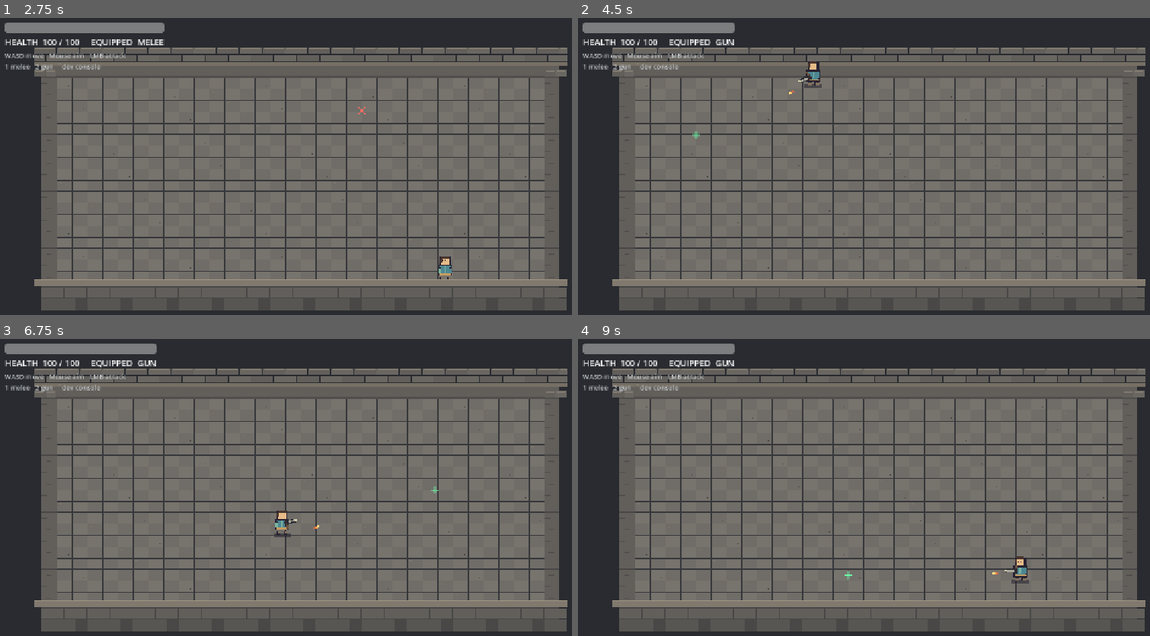
Above: before the commit, frames 1-4 (two rows, left to right).
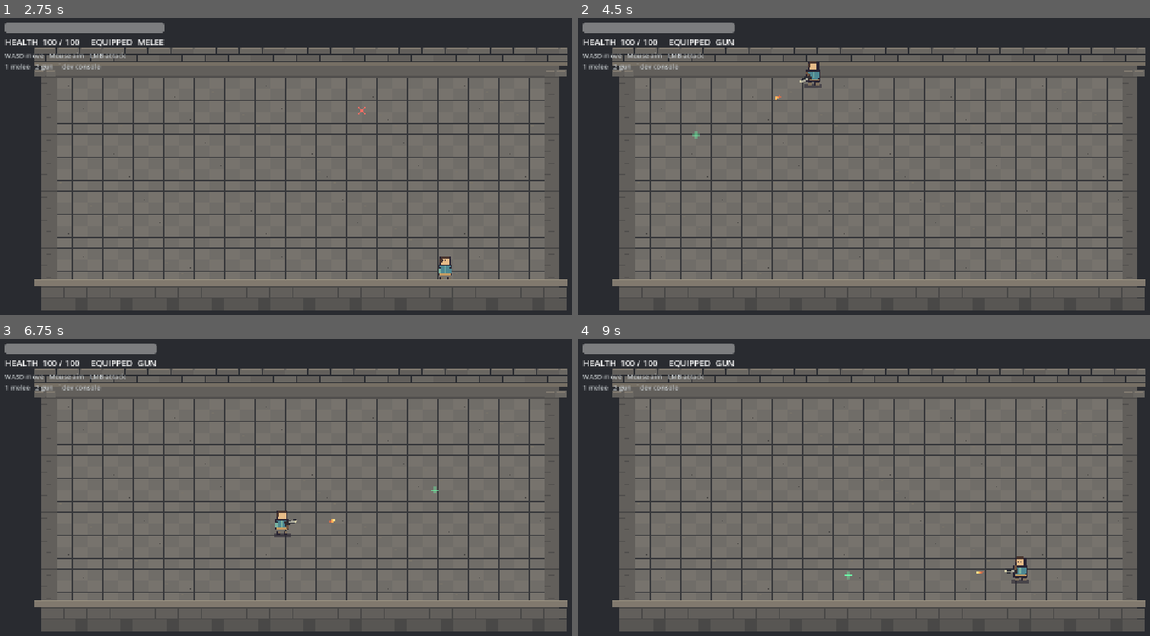
Above: after the commit, the same moments.

Repository: manbeast945/Cmbat_Mechs
Game: Godot game, scene res://scenes/arena.tscn
Two runs of this game, one before a commit and one after it. Both use one fixed random seed, a clock stepped at 60 frames per second and the inputs below.
Inputs (mouse positions are in pixels of both pictures, inside the frame that each line leads up to):
- Up to frame 1 (2.75 s): tap Enter at 0.5 s; move the mouse to (434, 169) at 0.52 s; hold D 0.53-1.28 s; tap Tab at 0.6 s; click (434, 169) at 0.67 s; tap Space at 0.77, 1.52, 2 s; move the mouse to (177, 202) at 1.27 s; hold S 1.28-2.03 s; tap R at 1.35 s; click (177, 202) at 1.42 s; move the mouse to (360, 110) at 2.02 s; hold D from 2.03 s (still down); hold 1 from 2.03 s (still down); click (360, 110) at 2.17 s
- Up to frame 2 (4.5 s): move the mouse to (846, 255) at 2.77 s; release D at 2.78 s; release 1 at 2.78 s; hold W 2.78-3.53 s; tap 2 at 2.85 s; click (846, 255) at 2.92 s; tap Space at 3.02, 3.77 s; move the mouse to (1064, 237) at 3.52 s; hold A from 3.53 s (still down); tap Tab at 3.6 s; click (1064, 237) at 3.67 s; move the mouse to (698, 133) at 4.27 s; tap R at 4.35 s; click (698, 133) at 4.42 s
- Up to frame 3 (6.75 s): tap Space at 4.52, 6.02 s; move the mouse to (331, 508) at 5.02 s; release A at 5.03 s; hold S 5.03-5.78 s; hold 1 5.03-5.78 s; click (331, 508) at 5.17 s; move the mouse to (211, 422) at 5.77 s; hold D 5.78-6.53 s; tap 2 at 5.85 s; click (211, 422) at 5.92 s; move the mouse to (434, 490) at 6.52 s; hold W from 6.53 s (still down); tap Tab at 6.6 s; click (434, 490) at 6.67 s
- Up to frame 4 (9 s): tap Space at 6.77, 7.52 s; move the mouse to (755, 523) at 7.27 s; release W at 7.28 s; hold D 7.28-8.03 s; tap R at 7.35 s; click (755, 523) at 7.42 s; move the mouse to (938, 431) at 8.02 s; hold S 8.03-8.78 s; hold 1 8.03-8.78 s; click (938, 431) at 8.17 s; move the mouse to (846, 576) at 8.77 s; hold A from 8.78 s (still down); tap 2 at 8.85 s; click (846, 576) at 8.92 s

Frame 1 is identical in both runs. In frame 2, less than 0.1% of the frame differs, in the area x 34-41%, y 18-28%; in frame 3, less than 0.1%, in the area x 49-59%, y 60-64%; in frame 4, less than 0.1%.

Commit message:
built shotgun

Diff:
--- a/Cmbat_Mechs/scripts/gun_weapon.gd
+++ b/Cmbat_Mechs/scripts/gun_weapon.gd
@@ -11,22 +11,23 @@
 	cooldown_left = maxf(0.0, cooldown_left - delta)
 	var user := get_parent() as CharacterBody2D
 	if user != null:
-		var aim := get_global_mouse_position() - user.global_position
+		var aim := get_global_mouse_position() - global_position
 		if aim.length_squared() > 0.0001:
-			rotation = aim.angle()
+			global_rotation = aim.angle()
 	queue_redraw()
 
 func use(user: CharacterBody2D, target: Vector2) -> void:
 	if cooldown_left > 0.0:
 		return
-	var direction := (target - user.global_position).normalized()
+	var direction := (target - global_position).normalized()
 	if direction == Vector2.ZERO:
 		direction = Vector2.RIGHT
-	rotation = direction.angle()
+	global_rotation = direction.angle()
+	var muzzle_position := to_global(Vector2(33.0, 0.0))
 	cooldown_left = cooldown_seconds
 	var projectile = PROJECTILE_SCENE.instantiate()
 	user.get_parent().add_child(projectile)
-	projectile.launch(user.global_position, direction, user)
+	projectile.launch(muzzle_position, direction, user)
 	user.get_tree().call_group("zombies", "hear_gunshot", user.global_position)
 
 func display_name() -> String:
--- a/Cmbat_Mechs/scripts/projectile.gd
+++ b/Cmbat_Mechs/scripts/projectile.gd
@@ -7,10 +7,14 @@
 @export var can_hit_player := false
 @export var is_arrow := false
 @export var attack_source: StringName = &"bullet"
+@export var damage_falloff_enabled := false
+@export var minimum_damage := 2
+@export var damage_falloff_distance := 300.0
 
 var direction := Vector2.RIGHT
 var owner_body: Node2D
 var lifetime_left := 0.0
+var distance_travelled := 0.0
 var ignored_hurtboxes: Array[WeakRef] = []
 
 func launch(origin: Vector2, travel_direction: Vector2, firing_body: Node2D) -> void:
@@ -18,6 +22,7 @@
 	direction = travel_direction.normalized()
 	owner_body = firing_body
 	lifetime_left = lifetime_seconds
+	distance_travelled = 0.0
 	rotation = direction.angle()
 	queue_redraw()
 
@@ -48,6 +53,7 @@
 		var collider: Object = hit.get("collider")
 		if collider is CombatAttackHurtbox and (collider as CombatAttackHurtbox).enemy == owner_body:
 			# Defensive owner check: never let a projectile consume itself on its shooter's hurtbox.
+			distance_travelled += global_position.distance_to(next_position)
 			global_position = next_position
 			return
 		var registered_hit := false
@@ -55,22 +61,31 @@
 			var enemy := (collider as CombatAttackHurtbox).enemy
 			if enemy != null and enemy.has_method("should_projectile_pass_through") and enemy.should_projectile_pass_through():
 				ignored_hurtboxes.append(weakref(collider))
+				distance_travelled += global_position.distance_to(next_position)
 				global_position = next_position
 				return
 			if enemy != null and enemy.is_in_group("enemies") and enemy != owner_body:
-				registered_hit = enemy.take_damage(damage, false, direction, 1.0, attack_source)
+				registered_hit = enemy.take_damage(_damage_at_distance(global_position.distance_to(hit.get("position", next_position))), false, direction, 1.0, attack_source)
 		elif can_hit_player and collider is CombatPlayer and collider != owner_body:
 			(collider as CombatPlayer).take_damage(damage)
 			registered_hit = true
 		elif collider is CombatPlayer and collider == owner_body:
 			# Ignore the shooter if the launch point overlaps its player collider.
+			distance_travelled += global_position.distance_to(next_position)
 			global_position = next_position
 			return
 		if registered_hit and owner_body != null and is_instance_valid(owner_body) and owner_body.has_method("notify_combat_hit"):
 			owner_body.notify_combat_hit(hit.get("position", next_position), false)
 		queue_free()
 		return
+	distance_travelled += global_position.distance_to(next_position)
 	global_position = next_position
+
+func _damage_at_distance(additional_distance: float) -> int:
+	if not damage_falloff_enabled or damage_falloff_distance <= 0.0:
+		return damage
+	var falloff := clampf((distance_travelled + additional_distance) / damage_falloff_distance, 0.0, 1.0)
+	return maxi(0, roundi(lerpf(float(damage), float(minimum_damage), falloff)))
 
 func deflect(new_direction: Vector2, new_owner: Node2D) -> void:
 	if new_direction.length_squared() <= 0.001:
@@ -91,7 +106,6 @@
 		draw_line(Vector2(-11.0, -1.0), Vector2(-15.0, -5.0), Color("e4e0d4"), 2.0)
 		draw_line(Vector2(-11.0, 1.0), Vector2(-15.0, 5.0), Color("e4e0d4"), 2.0)
 		return
-	draw_set_transform(Vector2(0.0, -12.0).rotated(-rotation), 0.0, Vector2.ONE)
 	draw_rect(Rect2(-3.0, -3.0, 8.0, 6.0), Color("ffae55"))
 	draw_rect(Rect2(0.0, -2.0, 5.0, 4.0), Color("ffe18a"))
 	draw_rect(Rect2(-8.0, -2.0, 6.0, 4.0), Color("e86d45", 0.75))
--- /dev/null
+++ b/Cmbat_Mechs/scripts/shotgun_weapon.gd
@@ -0,0 +1,57 @@
+extends CombatWeapon
+
+const PROJECTILE_SCENE: PackedScene = preload("res://scenes/projectile.tscn")
+const PELLET_COUNT := 5
+
+@export var cooldown_seconds := 0.6
+@export var spread_degrees := 22.0
+@export var damage_at_muzzle := 12
+@export var minimum_damage := 2
+@export var damage_falloff_distance := 300.0
+
+var cooldown_left := 0.0
+
+func _process(delta: float) -> void:
+	cooldown_left = maxf(0.0, cooldown_left - delta)
+	var user := get_parent() as CharacterBody2D
+	if user != null:
+		var aim := get_global_mouse_position() - global_position
+		if aim.length_squared() > 0.0001:
+			global_rotation = aim.angle()
+	queue_redraw()
+
+func use(user: CharacterBody2D, target: Vector2) -> void:
+	if cooldown_left > 0.0:
+		return
+	var direction := (target - global_position).normalized()
+	if direction == Vector2.ZERO:
+		direction = Vector2.RIGHT
+	global_rotation = direction.angle()
+	var muzzle_position := to_global(Vector2(39.0, 0.0))
+	cooldown_left = cooldown_seconds
+	var total_spread_radians := deg_to_rad(spread_degrees)
+	for pellet_index in range(PELLET_COUNT):
+		var spread_fraction := float(pellet_index) / float(PELLET_COUNT - 1) - 0.5
+		var pellet_direction := direction.rotated(spread_fraction * total_spread_radians)
+		var projectile := PROJECTILE_SCENE.instantiate() as CombatProjectile
+		projectile.damage = damage_at_muzzle
+		projectile.damage_falloff_enabled = true
+		projectile.minimum_damage = minimum_damage
+		projectile.damage_falloff_distance = damage_falloff_distance
+		projectile.attack_source = &"bullet"
+		user.get_parent().add_child(projectile)
+		projectile.launch(muzzle_position, pellet_direction, user)
+	user.get_tree().call_group("zombies", "hear_gunshot", user.global_position)
+
+func display_name() -> String:
+	return "SHOTGUN"
+
+func effective_range() -> float:
+	return damage_falloff_distance
+
+func _draw() -> void:
+	draw_rect(Rect2(5.0, -6.0, 10.0, 12.0), Color("332c30"))
+	draw_rect(Rect2(13.0, -5.0, 23.0, 10.0), Color("292b32"))
+	draw_rect(Rect2(16.0, -3.0, 18.0, 6.0), Color("aaa89a"))
+	draw_rect(Rect2(34.0, -3.0, 5.0, 6.0), Color("d3cda9"))
+	draw_rect(Rect2(7.0, 4.0, 7.0, 10.0), Color("6f5440"))
--- a/scenes/player.tscn
+++ b/scenes/player.tscn
@@ -4,6 +4,7 @@
 [ext_resource type="Script" uid="uid://bg1f635inkjqk" path="res://Cmbat_Mechs/scripts/melee_weapon.gd" id="2_melee"]
 [ext_resource type="Script" uid="uid://bpe1i1uotfxms" path="res://Cmbat_Mechs/scripts/gun_weapon.gd" id="3_gun"]
 [ext_resource type="Script" uid="uid://bhu1m4jgvpoug" path="res://Cmbat_Mechs/scripts/player_visual.gd" id="4_visual"]
+[ext_resource type="Script" path="res://Cmbat_Mechs/scripts/shotgun_weapon.gd" id="5_shotgun"]
 
 [sub_resource type="CircleShape2D" id="PlayerBody"]
 radius = 15.0
@@ -30,3 +31,7 @@
 [node name="GunWeapon" type="Node2D" parent="." unique_id=223167775]
 position = Vector2(0, -20)
 script = ExtResource("3_gun")
+
+[node name="ShotgunWeapon" type="Node2D" parent="."]
+position = Vector2(0, -20)
+script = ExtResource("5_shotgun")
